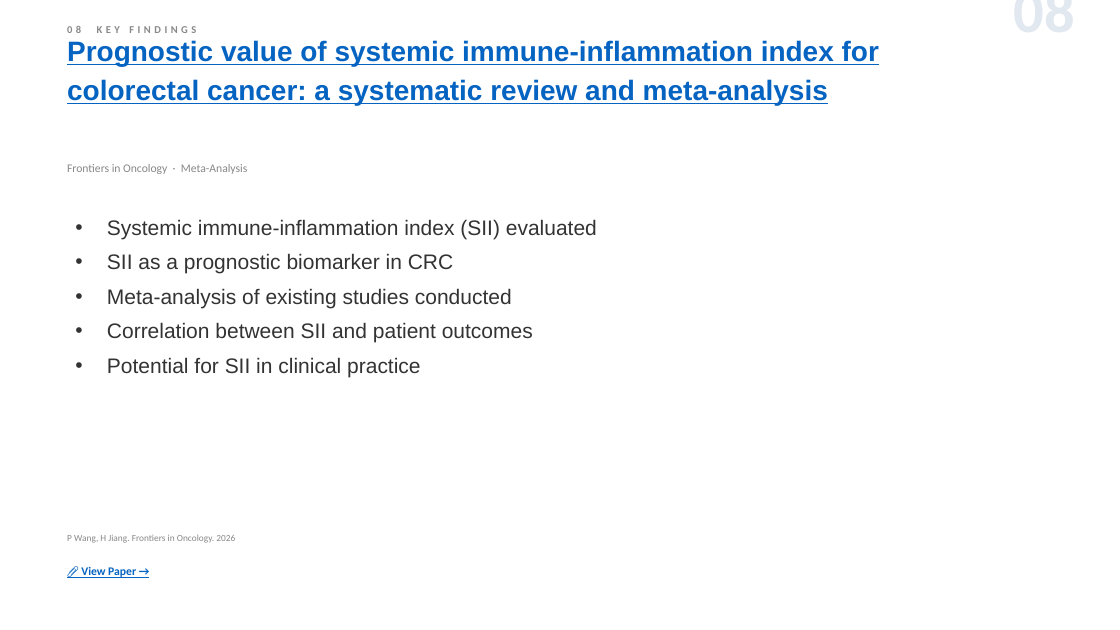
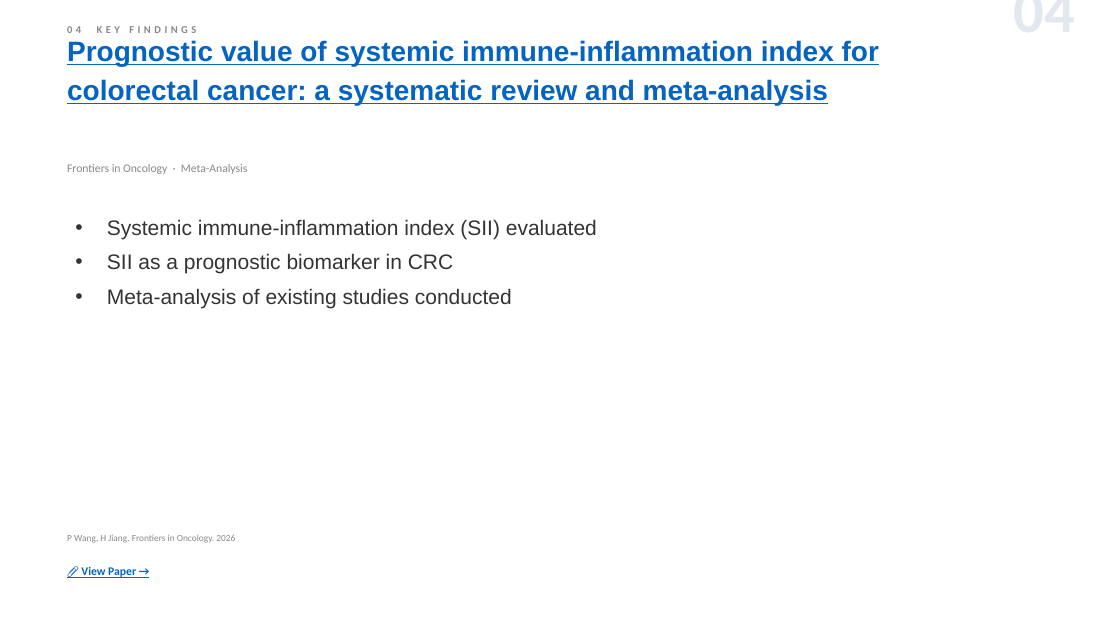
Before and after one commit to jejenhu-maker/colorectal-weekly-digest, a slide deck: slide 6 of docs/digest-en.pptx (slide 10 before the commit). Drawn at 1120x630 pixels with LibreOffice and Linux fonts; fonts in the diff are those of the drawing. Boxes give left, top, right and bottom in pixels: in the first picture for what was removed or moved away, otherwise in the second. Text is boxed around its words. In the diff, an @@ line names an element or a change of style, - is before the commit and + after.

```diff
--- a/docs/digest-en.pptx
+++ b/docs/digest-en.pptx
@@ text at [840,8,1075,8]: text changed @@
-08
+04
@@ text at [107,322,533,377]: paragraphs removed @@
-• Correlation between SII and patient outcomes
-• Potential for SII in clinical practice
```
Also in this commit, not shown: 10 other slides changed, 3 slides added, 3 slides removed, 2 other files.
